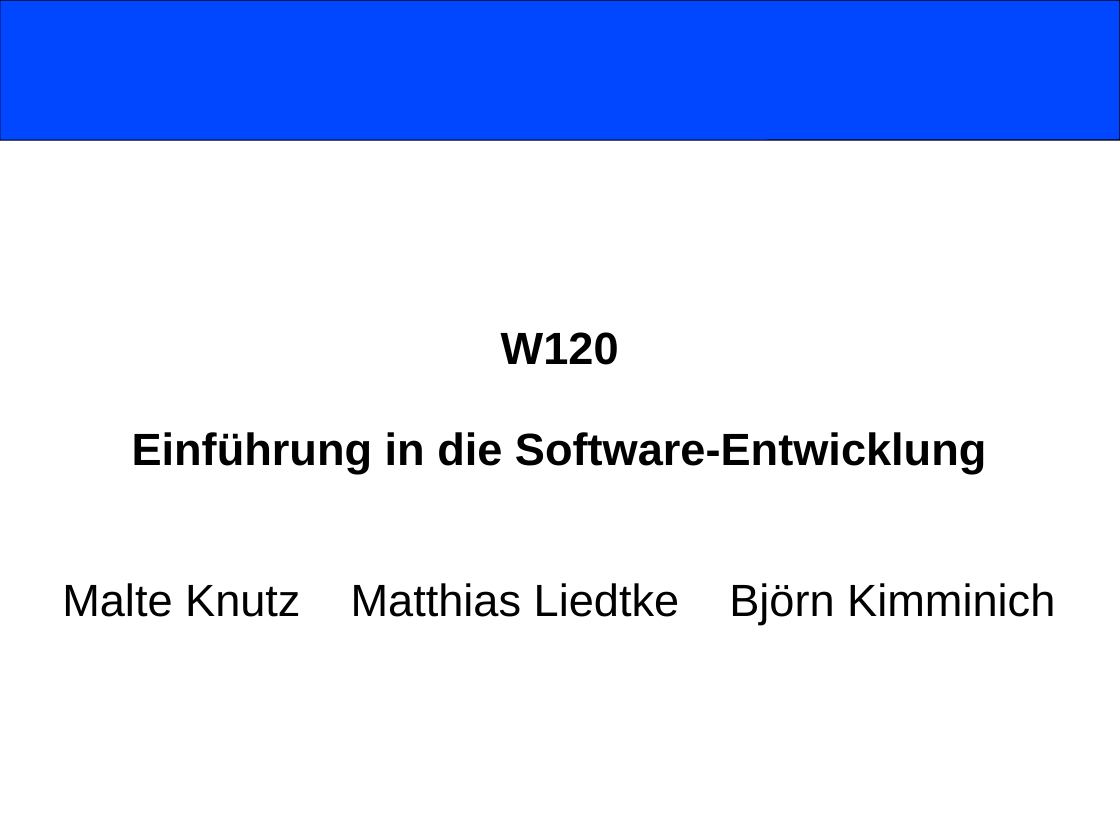
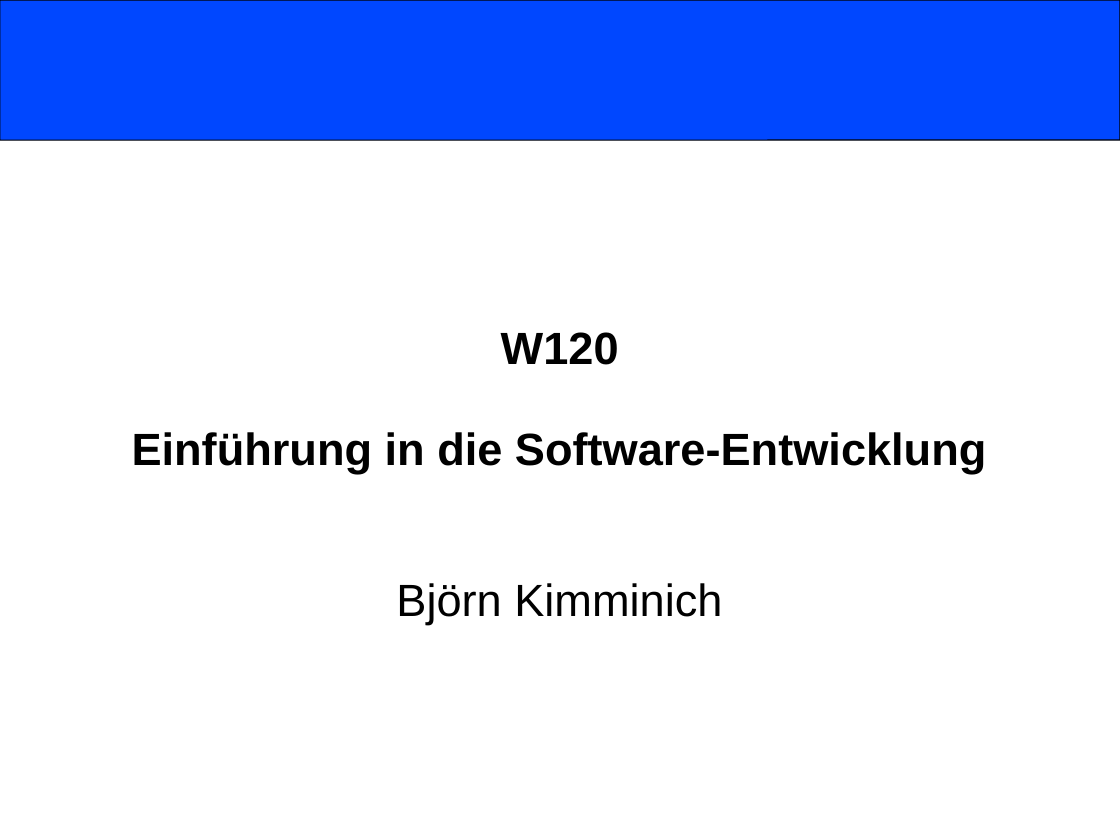
Before and after one commit to nordakademie-einfuehrung-java/vorlesungsskript, a slide deck: slide 1 of folien/Semester_03_Termin_01_Intro.ppt. Drawn at 1120x840 pixels with LibreOffice and Linux fonts; fonts in the diff are those of the drawing. Boxes give left, top, right and bottom in pixels: in the first picture for what was removed or moved away, otherwise in the second. Text is boxed around its words. In the diff, an @@ line names an element or a change of style, - is before the commit and + after.

```diff
--- a/folien/Semester_03_Termin_01_Intro.ppt
+++ b/folien/Semester_03_Termin_01_Intro.ppt
@@ subtitle at (x1=396, y1=583, x2=722, y2=625): text changed @@
-Malte Knutz Matthias Liedtke Björn Kimminich
+Björn Kimminich
```
Also in this commit, not shown: 4 other slides changed, 2 other files.
